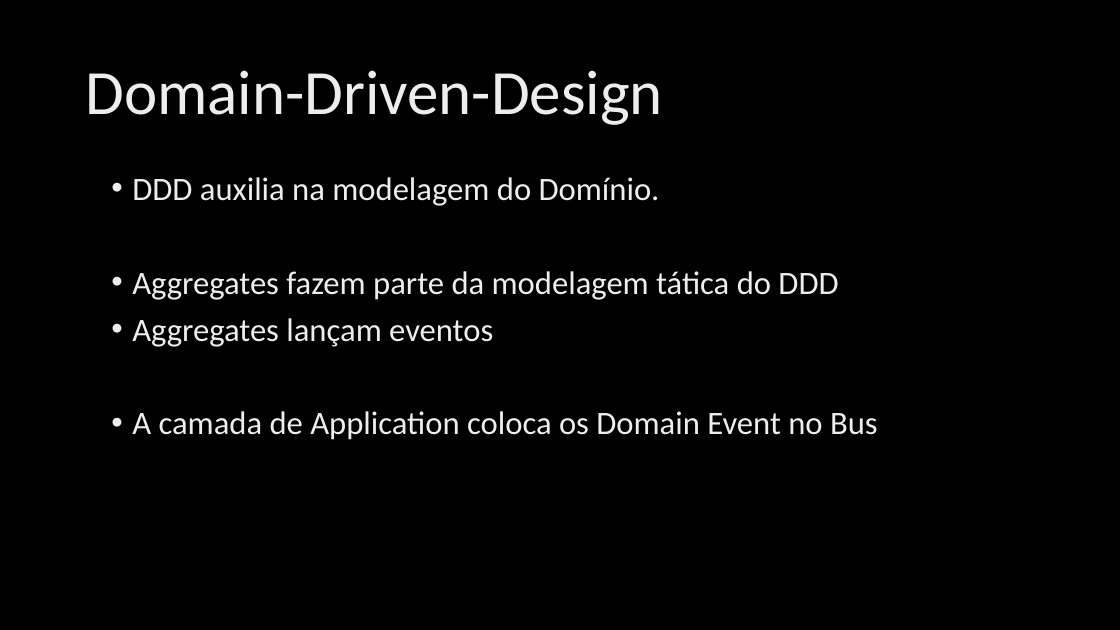
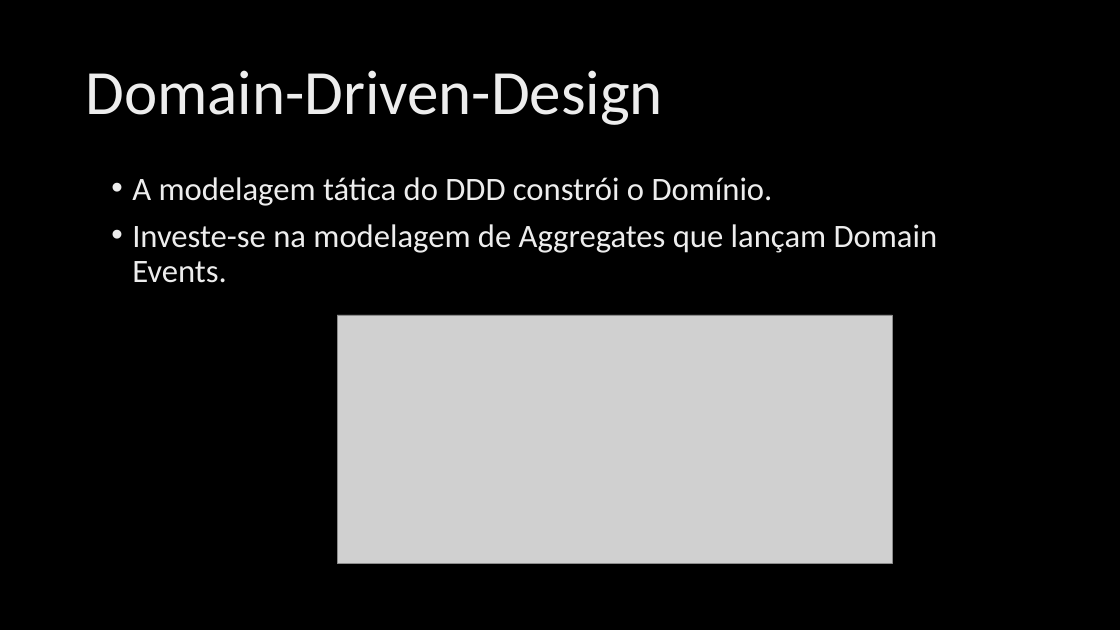
Before and after one commit to ivanpaulovich/event-sourcing-jambo, a slide deck: slide 13 of docs/Event-Sourcing.pptx (slide 15 before the commit). Drawn at 1120x630 pixels with LibreOffice and Linux fonts; fonts in the diff are those of the drawing; grey boxes stand for pictures; background and template pictures are left out. Boxes give left, top, right and bottom in pixels: in the first picture for what was removed or moved away, otherwise in the second. Text is boxed around its words. In the diff, an @@ line names an element or a change of style, - is before the commit and + after.

```diff
--- a/docs/Event-Sourcing.pptx
+++ b/docs/Event-Sourcing.pptx
@@ text at (132,177,938,283): text changed @@
-• DDD auxilia na modelagem do Domínio.
-• Aggregates fazem parte da modelagem tática do DDD
-• Aggregates lançam eventos
-• A camada de Application coloca os Domain Event no Bus
+• A modelagem tática do DDD constrói o Domínio.
+• Investe-se na modelagem de Aggregates que lançam Domain Events.
@@ picture added at (337,315,892,564) @@
```
Also in this commit, not shown: 6 other slides changed.
